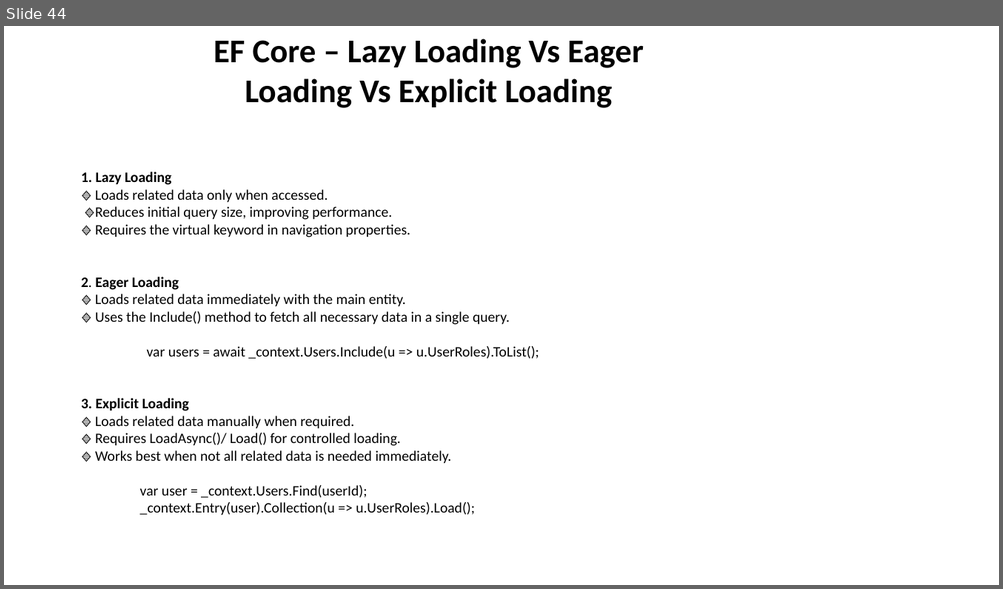
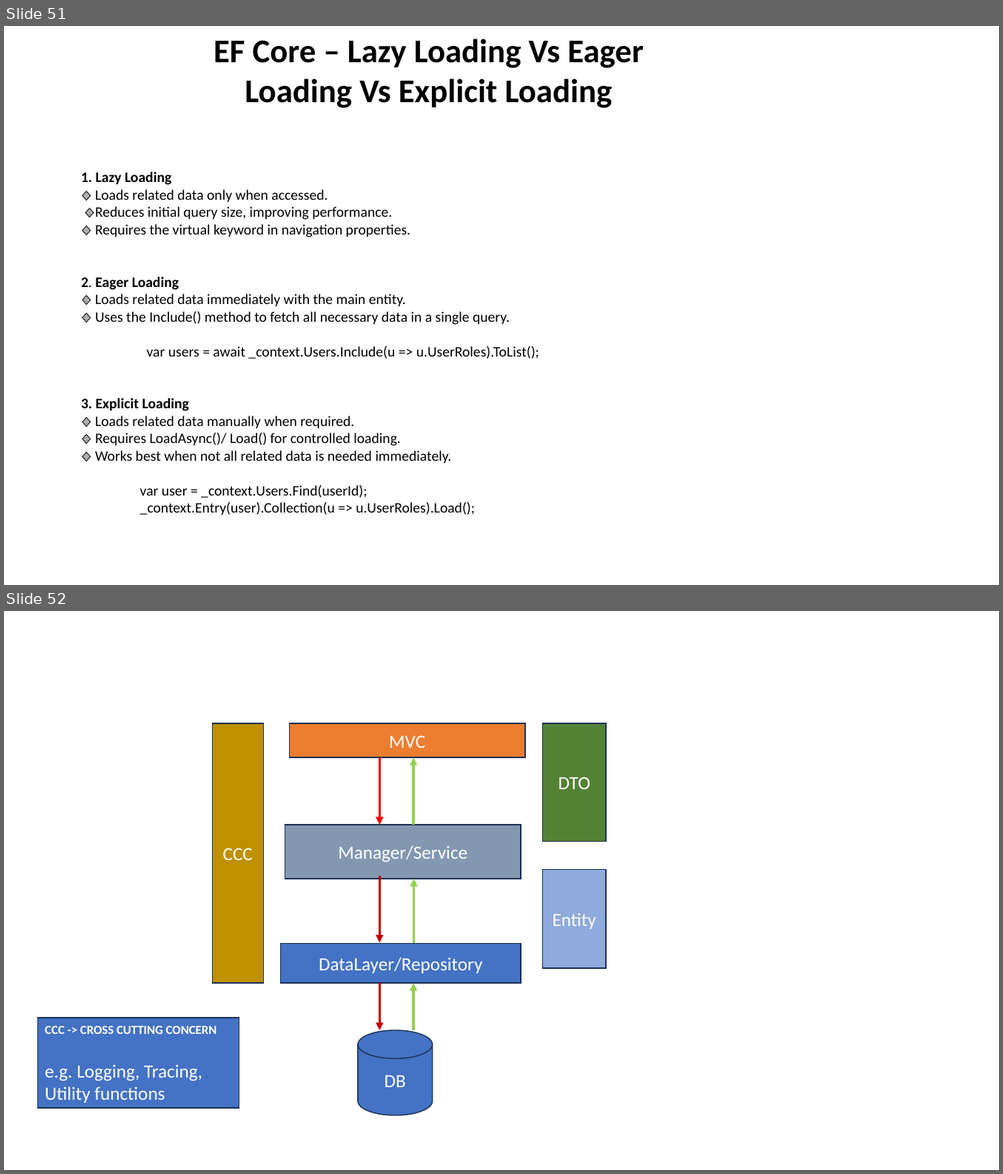
Before and after one commit to NareshESSPL/DotNetTraining, a slide deck: Documents/MVC.pptm. Shown one above the other, each under a label of ours: slide 44 before the commit, slides 51 and 52 after it. The pictures are 1003x589 and 1003x1174 pixels, drawn with LibreOffice and Linux fonts; fonts in the diff are those of the drawing. Boxes give left, top, right and bottom in pixels: in the first picture for what was removed or moved away, otherwise in the second. Text is boxed around its words. In the diff, an @@ line names an element or a change of style, - is before the commit and + after.

```diff
--- a/Documents/MVC.pptm
+++ b/Documents/MVC.pptm
@@ slide 52 added at [4,611,999,1170], background #FFFFFF @@
@@ rectangle added at [212,723,263,983], fill #BF9000, outline #1E3256 1 pt, 18 pt, text #FFFFFF @@
+CCC
@@ rectangle added at [290,723,526,758], fill #ED7D31, outline #1E3256 1 pt, 18 pt, text #FFFFFF @@
+MVC
@@ rectangle added at [543,723,606,842], fill #548235, outline #1E3256 1 pt, 18 pt, text #FFFFFF @@
+DTO
@@ arrow added from (379, 758) to (379, 825), #FF0000 2.5 pt @@
@@ arrow added from (414, 825) to (414, 758), #92D050 2.5 pt @@
@@ rectangle added at [285,825,521,879], fill #8497B0, outline #1E3256 1 pt, 18 pt, text #FFFFFF @@
+Manager/Service
@@ arrow added from (379, 876) to (379, 943), #C00000 2.5 pt @@
@@ rectangle added at [543,870,606,968], fill #8FAADC, outline #1E3256 1 pt, 18 pt, text #FFFFFF @@
+Entity
@@ arrow added from (414, 944) to (414, 879), #92D050 2.5 pt @@
@@ rectangle added at [281,944,521,983], fill #4472C4, outline #1E3256 1 pt, 18 pt, text #FFFFFF @@
+DataLayer/Repository
@@ arrow added from (379, 983) to (379, 1031), #C00000 2.5 pt @@
@@ arrow added from (414, 1031) to (414, 983), #92D050 2.5 pt @@
@@ rectangle added at [37,1019,239,1109], fill #4472C4, outline #1E3256 1 pt, 18 pt, text #FFFFFF @@
+CCC -> CROSS CUTTING CONCERN
+e.g. Logging, Tracing, Utility functions
@@ cylinder added at [358,1031,432,1116], fill #4472C4, outline #1E3256 1 pt, 18 pt, text #FFFFFF @@
+DB
@@ what was slide 44 is now slide 51 @@
```
Also in this commit, not shown: 7 other slides added, 1 slide removed, 15 other files.
